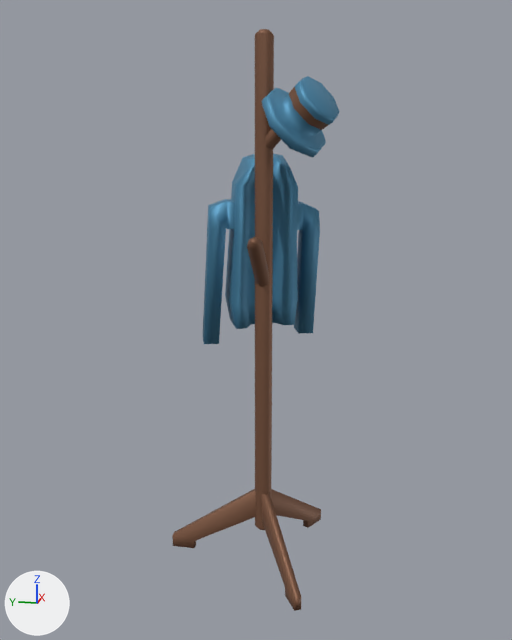
The FBX model Assets/PolygonalMind/LowPolyOffice/Props/mesh_coatrack_01.fbx, before and after one commit.
One viewpoint serves both versions: a 50 mm lens placed at (-0.766, -0.144, 0.482), pointed at (0.0, 0.009, 0.291). The axes (+X, +Y, +Z) are drawn at lower left. The lights are the same throughout. Where no turn or scale is listed for an object, it has been applied to the vertices.

The first picture shows 'mesh_coatrack_01'.
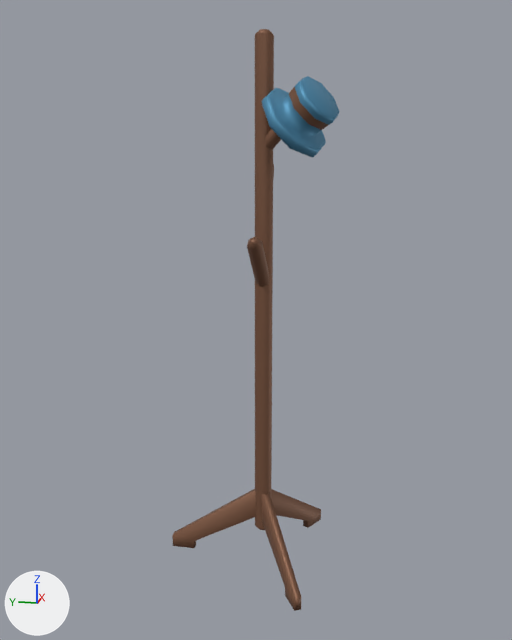
The change, as a diff of the scene's bpy script:
```diff
--- a/Assets/PolygonalMind/LowPolyOffice/Props/mesh_coatrack_01.fbx.py
+++ b/Assets/PolygonalMind/LowPolyOffice/Props/mesh_coatrack_01.fbx.py
@@ me_mesh @@
 me_mesh.from_pydata(...)  # 302 vertices, 322 faces; spans x -0.101..0.101, y -0.08..0.114, z -0.005..0.597
 # used by ob_mesh_coatrack_01; location = (0.0, 0.0, 0.0)
+# me_mesh part 1: the loose piece of 82 vertices spanning x 0.004..0.094, y -0.055..0.085, z 0.253..0.473 is deleted
 me_mesh.materials.append(mat_cloth)
```

Changed parts and their boxes (x1, y1, x2, y2) in the pictures (512 x 640 px):
part 1 of me_mesh, deleted (blue)
    before: (203, 154, 320, 344)
